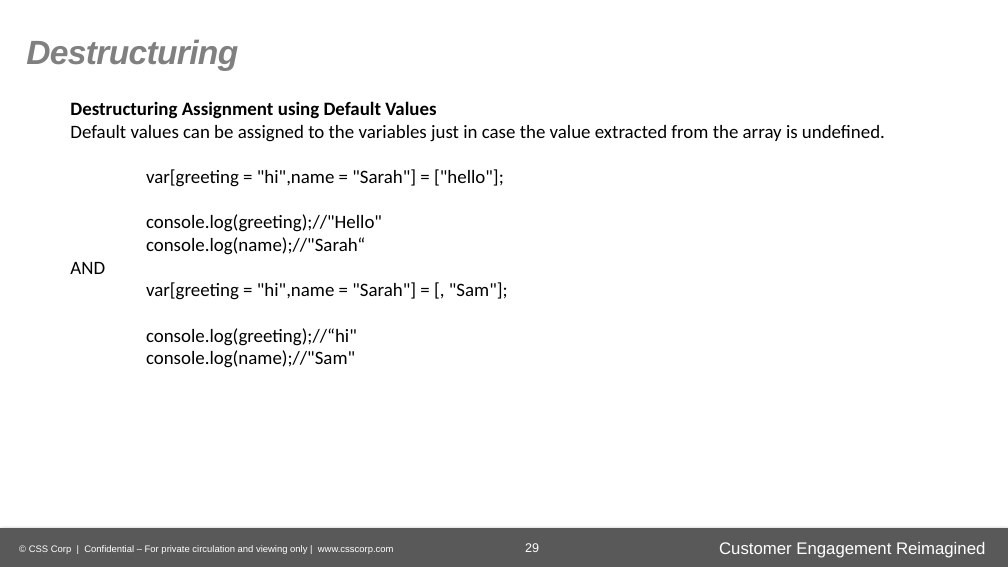
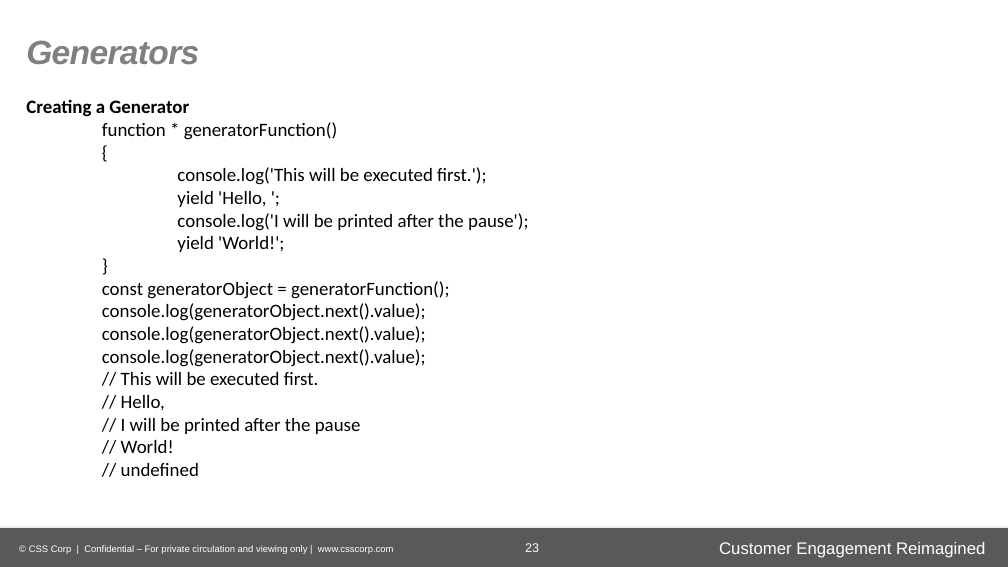
Before and after one commit to gurudevraj/asEmployee, a slide deck: slide 23 of ECMAScript 6-P.pptx (slide 29 before the commit). Drawn at 1008x567 pixels with LibreOffice and Linux fonts; fonts in the diff are those of the drawing; background and template pictures are left out. Boxes give left, top, right and bottom in pixels: in the first picture for what was removed or moved away, otherwise in the second. Text is boxed around its words. In the diff, an @@ line names an element or a change of style, - is before the commit and + after.

```diff
--- a/ECMAScript 6-P.pptx
+++ b/ECMAScript 6-P.pptx
@@ text at [26, 40, 199, 65]: text changed @@
-Destructuring
+Generators
@@ text at [26, 99, 529, 476]: text changed @@
-Destructuring Assignment using Default Values
-Default values can be assigned to the variables just in case the value extracted from the array is undefined.
-var[greeting = "hi",name = "Sarah"] = ["hello"];
-console.log(greeting);//"Hello"
-console.log(name);//"Sarah“
-AND
-var[greeting = "hi",name = "Sarah"] = [, "Sam"];
-console.log(greeting);//“hi"
-console.log(name);//"Sam"
+Creating a Generator
+function * generatorFunction()
+{
+console.log('This will be executed first.');
+yield 'Hello, ';
+console.log('I will be printed after the pause');
+yield 'World!';
+}
+    const generatorObject = generatorFunction();
+    console.log(generatorObject.next().value);
+    console.log(generatorObject.next().value);
+    console.log(generatorObject.next().value);
+    // This will be executed first.
+    // Hello,
+    // I will be printed after the pause
+    // World!
+    // undefined
```
Also in this commit, not shown: 14 other slides changed, 9 slides added, 24 slides removed, 3 other files.
